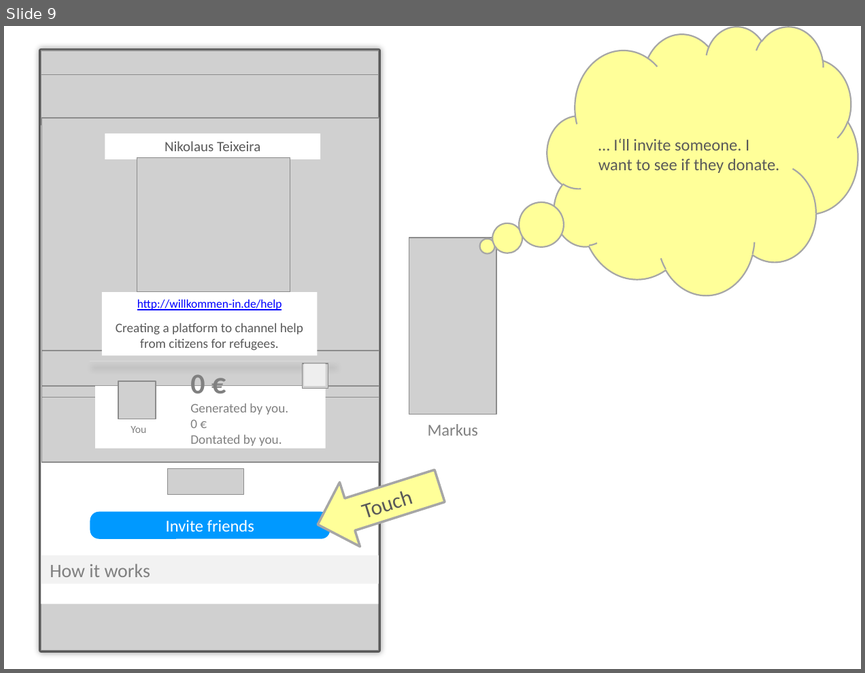
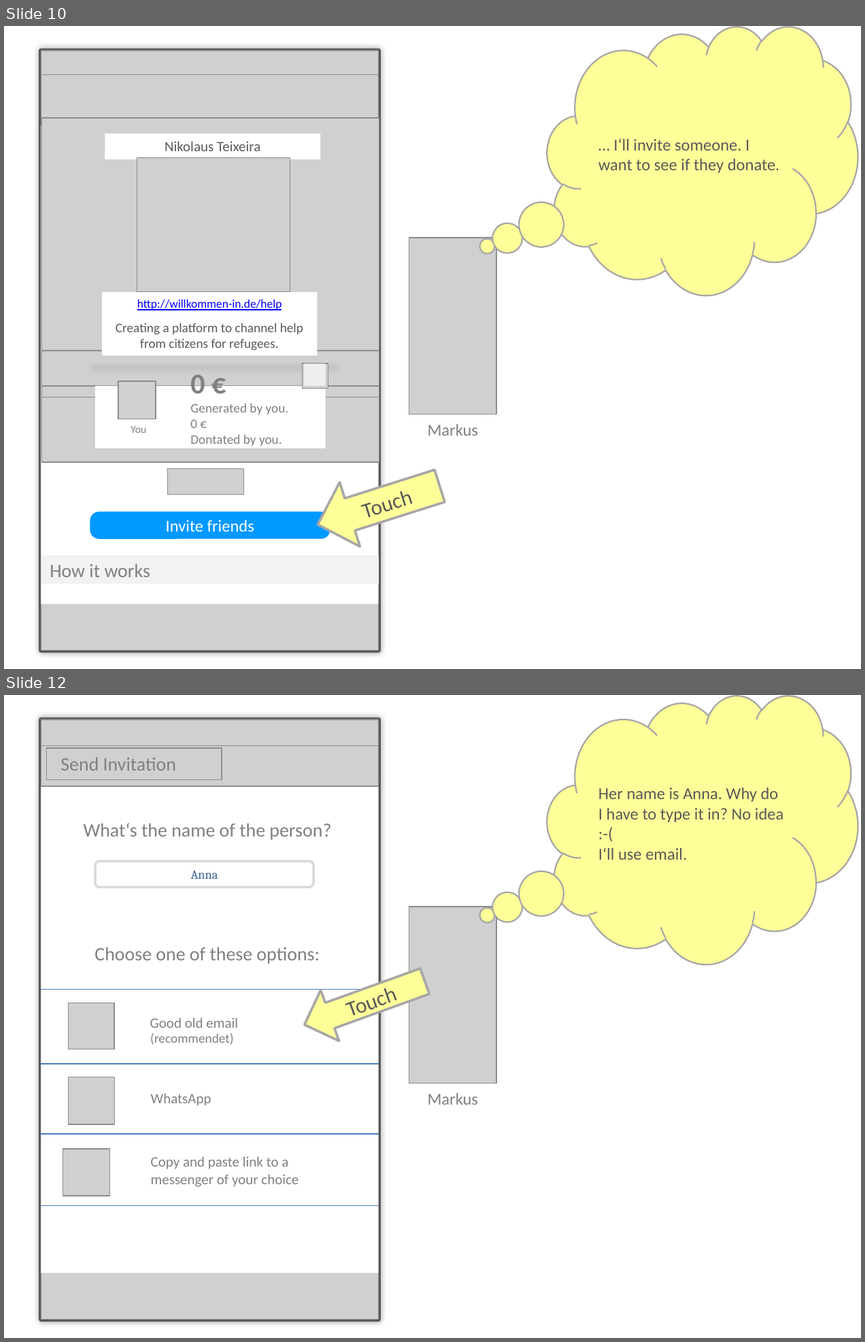
Before and after one commit to MoritzTheile/com.supeyou, a slide deck: com.supeyou.project/doc/SupeYou.scenario.nikolaus.pptx. Shown one above the other, each under a label of ours: slide 9 before the commit, slides 10 and 12 after it; the slides between them are not shown. The pictures are 865x673 and 865x1342 pixels, drawn with LibreOffice and Linux fonts; fonts in the diff are those of the drawing; grey boxes stand for pictures. Boxes give left, top, right and bottom in pixels: in the first picture for what was removed or moved away, otherwise in the second. Text is boxed around its words. In the diff, an @@ line names an element or a change of style, - is before the commit and + after.

Commit message:
improved invitation wizzard

```diff
--- a/com.supeyou.project/doc/SupeYou.scenario.nikolaus.pptx
+++ b/com.supeyou.project/doc/SupeYou.scenario.nikolaus.pptx
@@ slide 12 added at [4, 695, 861, 1338], background #FFFFFF @@
@@ thought cloud added at [547, 695, 857, 963], fill #FFFF99, outline #A6A6A6 1.25 pt, 14 pt, text #595959 @@
+Her name is Anna. Why do I have to type it in? No idea :-(
+I‘ll use email.
@@ rectangle added at [41, 720, 379, 1320], outline #595959 3.75 pt @@
@@ picture added at [41, 720, 379, 1320] @@
@@ rectangle added at [41, 747, 379, 1272], fill #FFFFFF @@
@@ picture added at [41, 745, 379, 786] @@
@@ picture added at [47, 748, 222, 780] @@
@@ text added at [60, 758, 176, 770], 16 pt, text #808080 @@
+Send Invitation
@@ text added at [84, 823, 331, 840], 16 pt, text #808080 @@
+What‘s the name of the person?
@@ rounded rectangle added at [95, 861, 313, 887], outline #D9D9D9 2 pt, 10.5 pt, text #376092 @@
+Anna
@@ picture added at [409, 906, 496, 1083] @@
@@ text added at [94, 947, 320, 964], 16 pt, text #808080 @@
+Choose one of these options:
@@ right arrow added at [295, 956, 434, 1050], fill #FFFF99, outline #A6A6A6 2 pt, 18 pt, text #595959 @@
+Touch
@@ line added from (41, 989) to (379, 989), #4B7EBC 0.75 pt @@
@@ picture added at [68, 1002, 115, 1049] @@
@@ text added at [150, 1017, 238, 1028], 12 pt, text #808080 @@
+Good old email
@@ text added at [150, 1033, 234, 1045], 11 pt, text #808080 @@
+(recommendet)
@@ line added from (41, 1064) to (379, 1064), #4B7EBC 0.75 pt @@
@@ picture added at [68, 1076, 115, 1124] @@
@@ text added at [151, 1093, 211, 1106], 12 pt, text #808080 @@
+WhatsApp
@@ text added at [428, 1093, 479, 1104], 14 pt, text #808080 @@
+Markus
@@ line added from (41, 1134) to (379, 1134), #4B7EBC 0.75 pt @@
@@ picture added at [63, 1149, 110, 1195] @@
@@ text added at [151, 1156, 298, 1187], 12 pt, text #808080 @@
+Copy and paste link to a messenger of your choice
@@ line added from (41, 1205) to (379, 1205), #4B7EBC 0.75 pt @@
@@ what was slide 9 is now slide 10 @@
```
Also in this commit, not shown: 2 slides changed, 9 other slides added, 1 slide removed.
